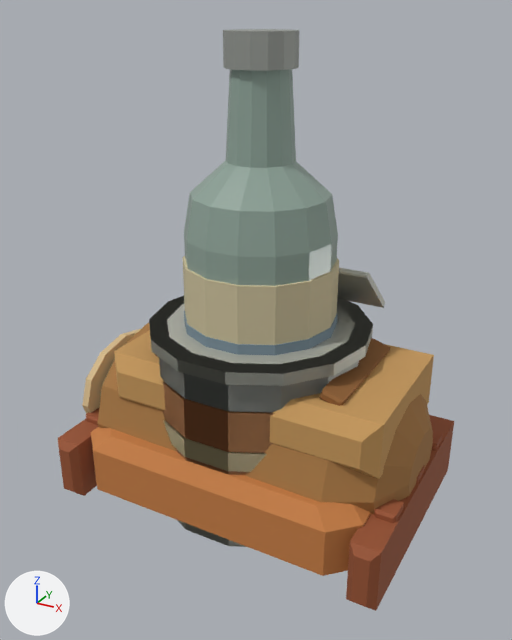
Before and after pictures for a commit that changed the Blender file ArtSource/Supermarket/Products/Blender/SupermarketProducts3D.blend.
Camera for both pictures: a camera (50 mm lens) standing at (0.31, -0.572, 0.477) and looking at (0.003, -0.014, 0.198). The lights are fixed; the arrows at lower left show +X, +Y and +Z. The picture after the commit comes second.

The older version as bpy lines, for what is in view:
```python
ob_closed_stew_can_pull_tab = bpy.data.objects.new('Closed Stew Can Pull Tab', me_closed_stew_can_pull_tab_mesh)
ob_closed_stew_can_pull_tab.parent = ob_item_closed_stew_can
ob_closed_stew_can_pull_tab.location = (0.0, 0.0, 0.0)
ob_closed_stew_can_rolled_rims = bpy.data.objects.new('Closed Stew Can Rolled Rims', me_closed_stew_can_rolled_rims_mesh)
ob_closed_stew_can_rolled_rims.parent = ob_item_closed_stew_can
ob_closed_stew_can_rolled_rims.location = (0.0, 0.0, 0.0)
ob_day_old_loaf_cut_end = bpy.data.objects.new('Day Old Loaf Cut End', me_day_old_loaf_cut_end_mesh)
ob_day_old_loaf_cut_end.parent = ob_item_day_old_loaf
ob_day_old_loaf_cut_end.location = (0.0, 0.0, 0.0)
ob_open_stew_can_peeled_bent_lid = bpy.data.objects.new('Open Stew Can Peeled Bent Lid', me_open_stew_can_peeled_bent_lid_mesh)
ob_open_stew_can_peeled_bent_lid.parent = ob_item_open_stew_can
ob_open_stew_can_peeled_bent_lid.location = (0.0, 0.0, 0.0)
ob_open_stew_can_rolled_rims = bpy.data.objects.new('Open Stew Can Rolled Rims', me_open_stew_can_rolled_rims_mesh)
ob_open_stew_can_rolled_rims.parent = ob_item_open_stew_can
ob_open_stew_can_rolled_rims.location = (0.0, 0.0, 0.0)
ob_vodka_bottle_faded_label_stripe = bpy.data.objects.new('Vodka Bottle Faded Label Stripe', me_vodka_bottle_faded_label_stripe_mesh)
ob_vodka_bottle_faded_label_stripe.parent = ob_item_vodka_bottle
ob_vodka_bottle_faded_label_stripe.location = (0.0, 0.0, 0.0)
ob_vodka_bottle_generic_paper_band = bpy.data.objects.new('Vodka Bottle Generic Paper Band', me_vodka_bottle_generic_paper_band_mesh)
ob_vodka_bottle_generic_paper_band.parent = ob_item_vodka_bottle
ob_vodka_bottle_generic_paper_band.location = (0.0, 0.0, 0.0)
ob_vodka_bottle_glass = bpy.data.objects.new('Vodka Bottle Glass', me_vodka_bottle_glass_mesh)
ob_vodka_bottle_glass.parent = ob_item_vodka_bottle
ob_vodka_bottle_glass.location = (0.0, 0.0, 0.0)
ob_vodka_bottle_metal_cap = bpy.data.objects.new('Vodka Bottle Metal Cap', me_vodka_bottle_metal_cap_mesh)
ob_vodka_bottle_metal_cap.parent = ob_item_vodka_bottle
ob_vodka_bottle_metal_cap.location = (0.0, 0.0, 0.0)
# also in view: 'Instant Noodles Packet' at (0.0, 0.0, 0.043); 'Open Stew Can Blank Label Band' at (0.0, 0.0, 0.095); 'Open Stew Can Body' at (0.0, 0.0, 0.09); 'Day Old Loaf Raised Top' at (0.015, 0.0, 0.131); 'Open Stew Can Generic Paper Label' at (0.0, 0.0, 0.095)
```
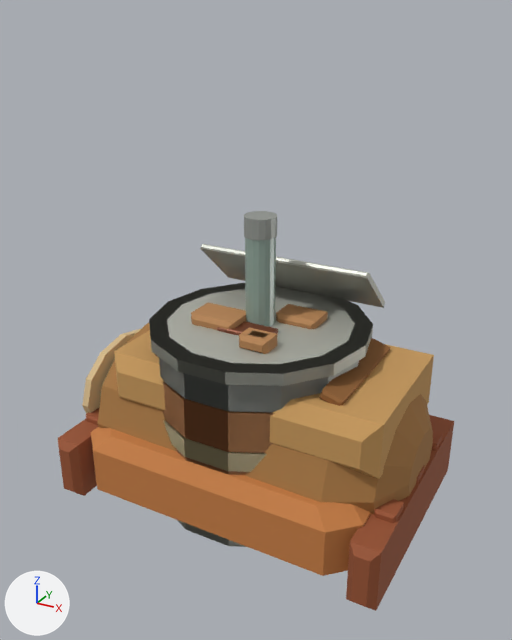
Location of each change, [x1, y1, x2, y2] in pixels of the pictures (512 x 640 px):
'Vodka Bottle Glass', deleted
    before: [184, 69, 338, 286]
'Vodka Bottle Generic Paper Band', reshaped (not visible afterwards)
    before: [183, 256, 339, 345]
'Vodka Bottle Metal Cap', reshaped, moved (56% narrower, 30% shorter)
    before: [223, 29, 299, 71]
    after: [244, 211, 277, 240]
'Vodka Bottle Glass Cell 07', added
    after: [253, 238, 274, 327]
'Vodka Bottle Faded Label Stripe', reshaped (not visible afterwards)
    before: [184, 310, 338, 355]
'Vodka Bottle Glass Cell 06', added
    after: [245, 237, 253, 323]
'Closed Stew Can Pull Tab', recoloured
    both: [217, 321, 278, 336]
'Vodka Bottle Glass Cell 04', added (mostly hidden)
    after: [273, 238, 276, 324]
part 3 of me_vodka_bottle_metal_cap_mesh, added
    after: [244, 211, 277, 240]
part 4 of me_vodka_bottle_metal_cap_mesh, deleted
    before: [223, 29, 299, 71]
'Open Stew Can Contents Chunks', unchanged, uncovered by the edit
    after: [191, 302, 328, 354]

What changed in the scene script:
```text
Change me_vodka_bottle_generic_paper_band_mesh:
    used by ob_vodka_bottle_generic_paper_band; parent = ob_item_vodka_bottle; location = (0.0, 0.0, 0.0)
    remove me_vodka_bottle_generic_paper_band_mesh.from_pydata(...)  # 28 vertices, 16 faces; spans x -0.075..0.075, y -0.074..0.074, z 0.124..0.256
    add me_vodka_bottle_generic_paper_band_mesh.from_pydata(...)  # 32 vertices, 18 faces; spans x -0.037..0.037, y -0.037..0.037, z 0.075..0.14
    me_vodka_bottle_generic_paper_band_mesh part 1: the whole mesh is rebuilt
Change me_vodka_bottle_faded_label_stripe_mesh:
    used by ob_vodka_bottle_faded_label_stripe; parent = ob_item_vodka_bottle; location = (0.0, 0.0, 0.0)
    remove me_vodka_bottle_faded_label_stripe_mesh.from_pydata(...)  # 28 vertices, 16 faces; spans x -0.076..0.076, y -0.075..0.075, z 0.18..0.2
    add me_vodka_bottle_faded_label_stripe_mesh.from_pydata(...)  # 32 vertices, 18 faces; spans x -0.037..0.037, y -0.037..0.037, z 0.101..0.114
    me_vodka_bottle_faded_label_stripe_mesh part 2: 28 vertices removed from x -0.076..0.076, y -0.075..0.075, z 0.18..0.2
    other edits to the shape of me_vodka_bottle_faded_label_stripe_mesh do not show in these pictures
Change me_vodka_bottle_metal_cap_mesh:
    used by ob_vodka_bottle_metal_cap; parent = ob_item_vodka_bottle; location = (0.0, 0.0, 0.0)
    remove me_vodka_bottle_metal_cap_mesh.from_pydata(...)  # 28 vertices, 16 faces; spans x -0.0325..0.0325, y -0.0317..0.0317, z 0.43..0.46
    add me_vodka_bottle_metal_cap_mesh.from_pydata(...)  # 32 vertices, 18 faces; spans x -0.0158..0.0158, y -0.0158..0.0158, z -0.0097..0.0098
    me_vodka_bottle_metal_cap_mesh part 3: 32 vertices added at x -0.0158..0.0158, y -0.0158..0.0158, z -0.0097..0.0098, forming a 16-sided cylinder along z
    me_vodka_bottle_metal_cap_mesh part 4: 28 vertices removed from x -0.0325..0.0325, y -0.0317..0.0317, z 0.43..0.46
Change me_closed_stew_can_rolled_rims_mesh:
    where me_closed_stew_can_rolled_rims_mesh.from_pydata(...)  # 56 vertices, 32 faces; spans x -0.112..0.112, y -0.109..0.109, z 0.0..0.19
    remove me_closed_stew_can_rolled_rims_mesh.materials.append(mat_preview_product_metal_14)  # light grey #bfc0b6
    add me_closed_stew_can_rolled_rims_mesh.materials.append(mat_preview_product_metal_13)  # light grey #bfc0b6
Change me_open_stew_can_rolled_rims_mesh:
    where me_open_stew_can_rolled_rims_mesh.from_pydata(...)  # 84 vertices, 72 faces; spans x -0.112..0.112, y -0.109..0.109, z 0.0..0.19
    remove me_open_stew_can_rolled_rims_mesh.materials.append(mat_preview_product_metal_14)  # light grey #bfc0b6
    add me_open_stew_can_rolled_rims_mesh.materials.append(mat_preview_product_metal_13)  # light grey #bfc0b6
Change me_open_stew_can_peeled_bent_lid_mesh:
    where me_open_stew_can_peeled_bent_lid_mesh.from_pydata(...)  # 16 vertices, 14 faces; spans x -0.095..0.095, y 0.04..0.101, z 0.189..0.245
    remove me_open_stew_can_peeled_bent_lid_mesh.materials.append(mat_preview_product_metal_14)  # light grey #bfc0b6
    add me_open_stew_can_peeled_bent_lid_mesh.materials.append(mat_preview_product_metal_13)  # light grey #bfc0b6
Remove ob_vodka_bottle_glass:
    ob_vodka_bottle_glass = bpy.data.objects.new('Vodka Bottle Glass', me_vodka_bottle_glass_mesh)
Change ob_vodka_bottle_metal_cap:
    ob_vodka_bottle_metal_cap.location: (0.0, 0.0, 0.0) -> (0.0, 0.0, 0.289)
Add ob_vodka_bottle_glass_cell_07:
    ob_vodka_bottle_glass_cell_07 = bpy.data.objects.new('Vodka Bottle Glass Cell 07', me_vodka_bottle_glass_cell_07_mesh)  # 60 vertices, 50 faces; spans x 0.0..0.0356, y -0.0356..0.0, z 0.1417..0.286; in mat_preview_product_glass_08 (grey #99afa4)
    ob_vodka_bottle_glass_cell_07.parent = ob_item_vodka_bottle
    ob_vodka_bottle_glass_cell_07.location = (0.0, 0.0, 0.0)
Add ob_vodka_bottle_glass_cell_06:
    ob_vodka_bottle_glass_cell_06 = bpy.data.objects.new('Vodka Bottle Glass Cell 06', me_vodka_bottle_glass_cell_06_mesh)  # 60 vertices, 50 faces; spans x -0.0356..0.0, y -0.0356..0.0, z 0.1417..0.286; in mat_preview_product_glass_08 (grey #99afa4)
    ob_vodka_bottle_glass_cell_06.parent = ob_item_vodka_bottle
    ob_vodka_bottle_glass_cell_06.location = (0.0, 0.0, 0.0)
Add ob_vodka_bottle_glass_cell_04:
    ob_vodka_bottle_glass_cell_04 = bpy.data.objects.new('Vodka Bottle Glass Cell 04', me_vodka_bottle_glass_cell_04_mesh)  # 60 vertices, 50 faces; spans x 0.0..0.0356, y 0.0..0.0356, z 0.1417..0.286; in mat_preview_product_glass_08 (grey #99afa4)
    ob_vodka_bottle_glass_cell_04.parent = ob_item_vodka_bottle
    ob_vodka_bottle_glass_cell_04.location = (0.0, 0.0, 0.0)
```
